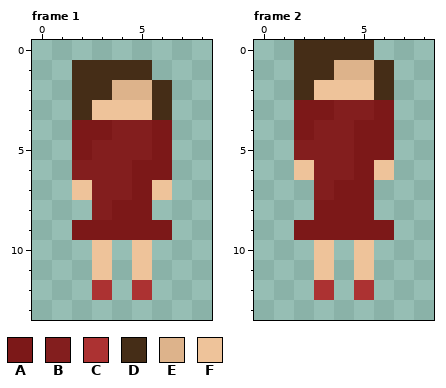
A pixel-art file gets an edit: Assets/PersonalAssets/NPC/Day3/Woman2DayThreeCorrectFrontIdle.aseprite. Above, as it was before the edit.
9x14 pixels, 3 frames. Shown: frame 1, frame 2. The commit also changed other frames, which this record leaves out.
Palette (. is transparent): A #7c1818  B #831e1e  C #ac3232  D #452d17  E #ddb38b  F #eec39a
The same view after the edit:
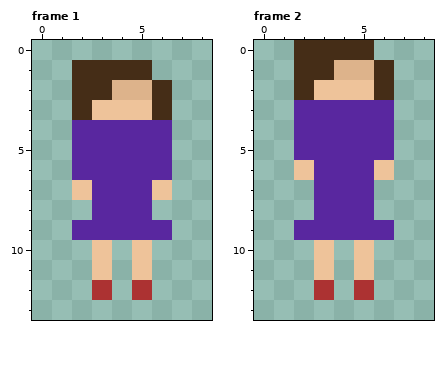
From the commit log: Asset update Added new skins for NPCs on day 3
The edit:
colour A: #7c1818 -> #59279f
Changed rows in their new state; - is a pixel that keeps its letter.
Frame 1:
first column x 2:
 4 --AA
 5 -AAA
 6 AAA-
 7 -AA-
 8 -A--
Frame 2:
first column x 2:
 3 --AA
 4 -AA-
 5 AAA-
 6 -AA-
 7 -A--
